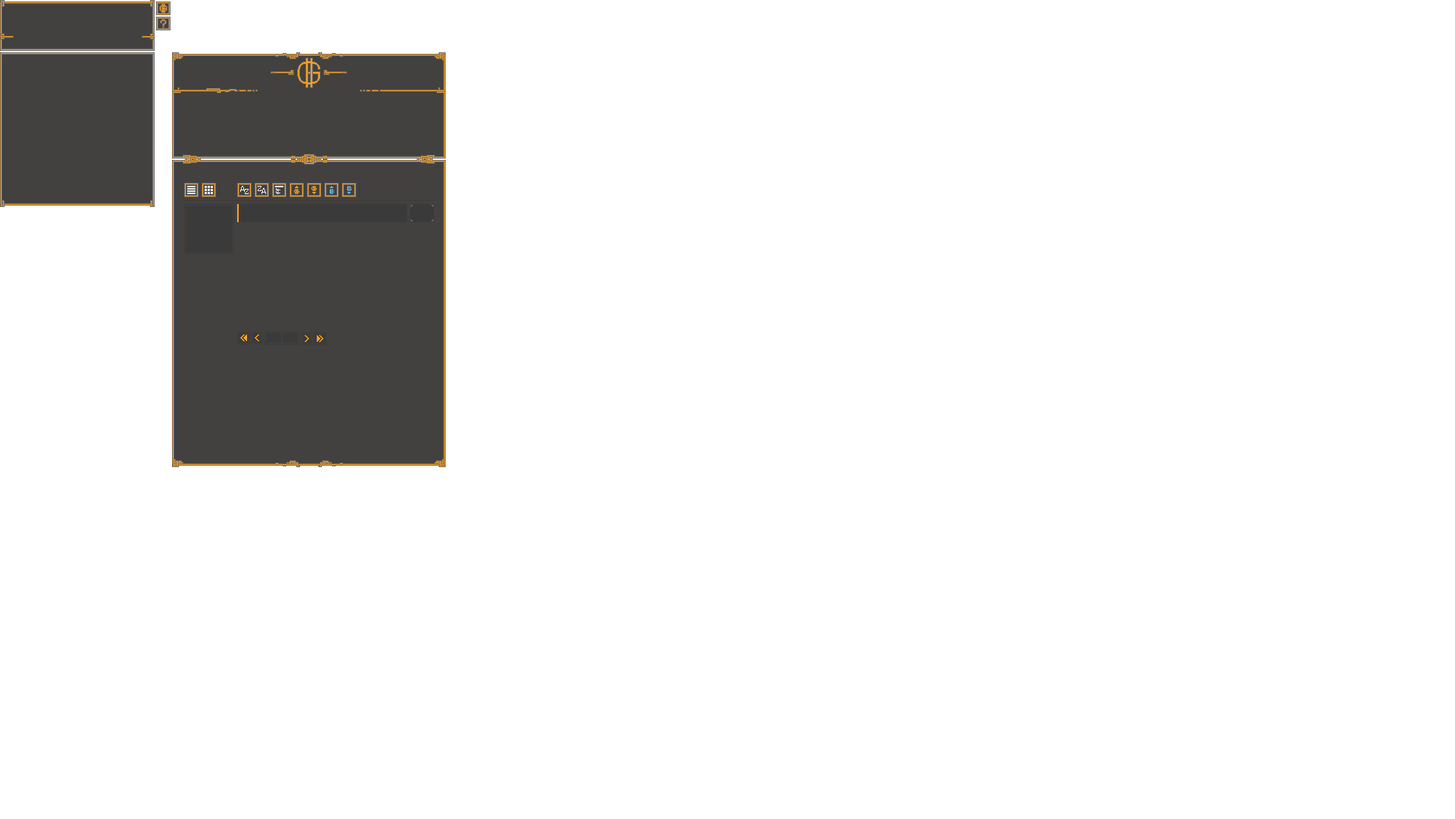
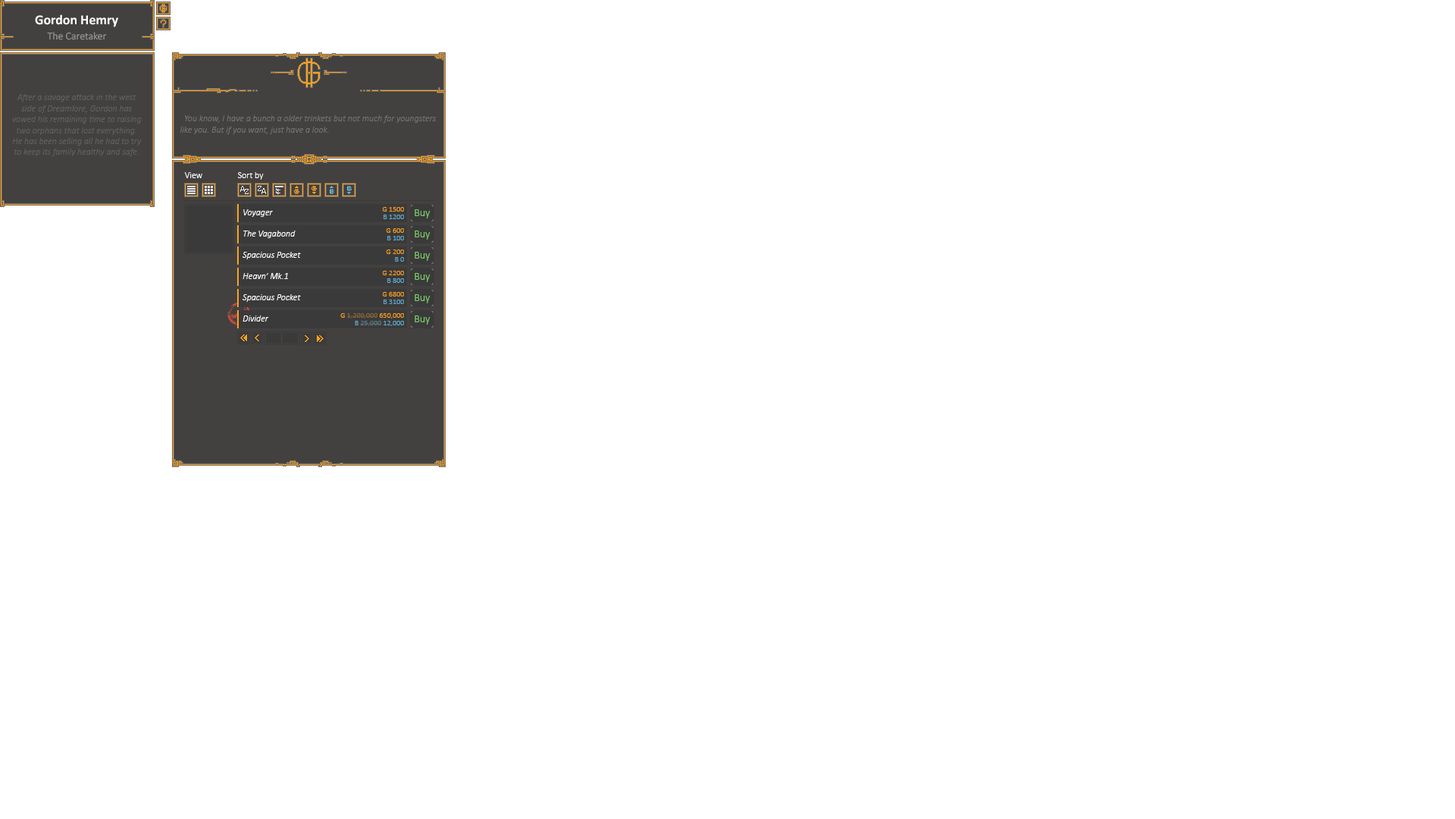
Revision of a layered 1455 × 819 image; what changed, layer by layer:
showed group "Text Exemples" (4 layers) over [12, 14, 437, 157]
moved "Marchand. Main. Item View (Presets)" above "Marchand. Main. SEPARATOR (Vertical)" over [184, 172, 203, 179]
showed "Label" (1st of 2, in "NPC" › "Marchand" › "Marchand. Main" › "Marchand. Main. VIEW & SORT" › "Marchand. Main. Item View (Presets)") over [184, 172, 203, 179]
hid "Marchand. Main. SEPARATOR (Vertical)" (1st of 2, in "NPC" › "Marchand" › "Marchand. Main" › "Marchand. Main. VIEW & SORT"), moved it above "Marchand. Main. Item Sorting (Presets)", painted on it over [219, 182, 361, 198]
moved "Marchand. Main. Item Sorting (Presets)" above "Marchand. Main. SEPARATOR (Vertical)" over [238, 172, 264, 180]
showed "Label" (2nd of 2, in "NPC" › "Marchand" › "Marchand. Main" › "Marchand. Main. VIEW & SORT" › "Marchand. Main. Item Sorting (Presets)") over [238, 172, 264, 180]
showed group "Selectable Item 6" (7 layers) over [237, 310, 435, 329]
showed group "Selectable Item 5" (7 layers) over [237, 288, 435, 307]
showed group "Selectable Item 4" (7 layers) over [237, 267, 435, 286]
showed group "Selectable Item 3" (7 layers) over [237, 246, 435, 265]
showed group "Selectable Item 2" (7 layers) over [237, 225, 435, 244]
showed "B 1200" over [383, 214, 405, 220]
showed "G 1500" over [382, 206, 405, 212]
showed "Voyager" over [243, 209, 273, 217]
showed "Buy" (6th of 6, in "NPC" › "Marchand" › "Marchand. Main" › "Marchand. Main. List" › "Marchand. Main. Selectable Items" › "Selectable Item 1" › "Buy Button") over [414, 209, 431, 219]
showed group "Stamps" (4 layers) over [227, 301, 251, 326]
